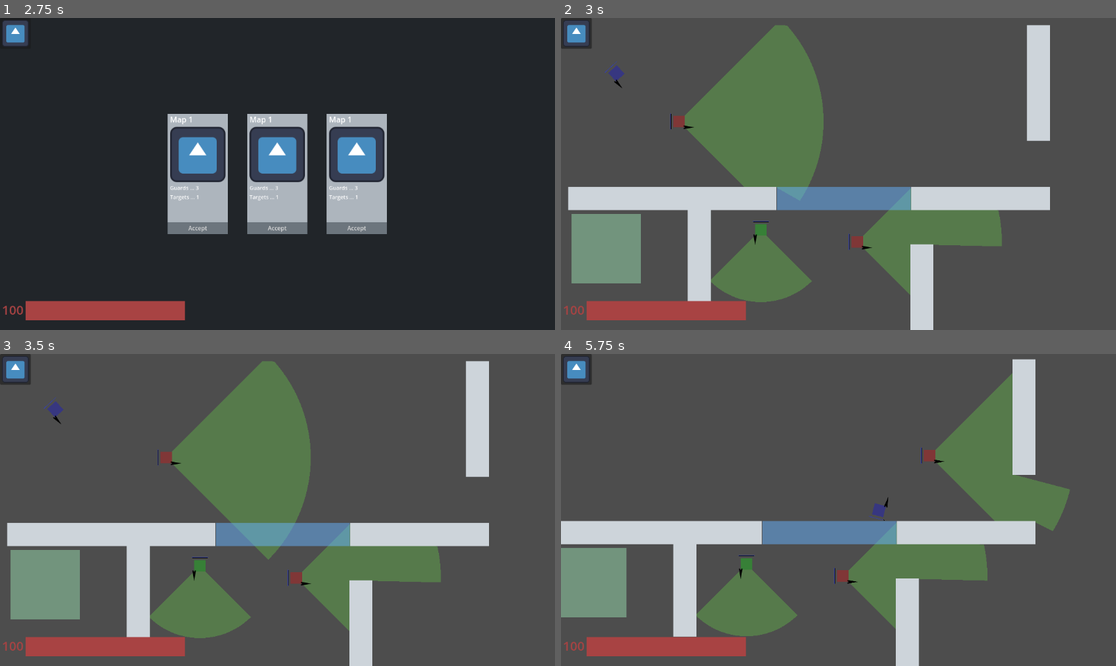
Above: before the commit, frames 1-4 (two rows, left to right).
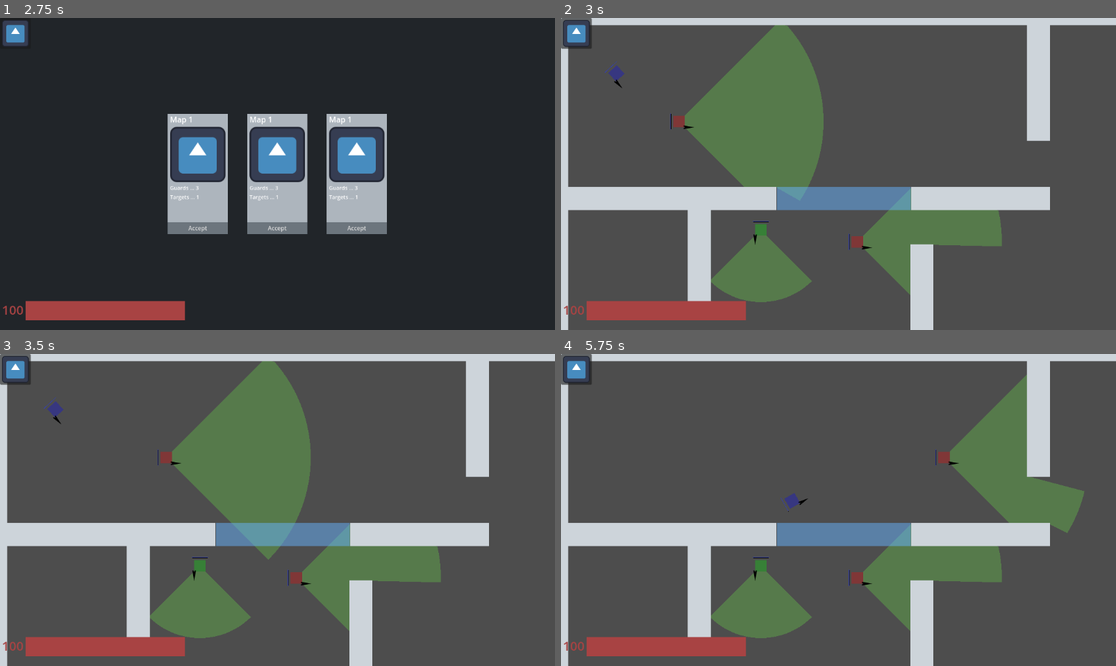
Above: after the commit, the same moments.

Repository: kAntonelli22/stealth
Game: Godot game, scene res://scenes/ui_scenes/title.tscn
Two runs of this game, one before a commit and one after it. Both use one fixed random seed, a clock stepped at 60 frames per second and the inputs below. The engine's default icon, where the game draws it, is replaced by a stand-in: a white triangle on a blue panel in a dark square.
Inputs (mouse positions are in pixels of both pictures, inside the frame that each line leads up to):
- Up to frame 1 (2.75 s): click "Settings" at 0.5 s; click "Guide" at 1.25 s; click "Start" at 2 s
- Up to frame 2 (3 s): click "Accept" at 2.75 s
- Up to frame 3 (3.5 s): no input
- Up to frame 4 (5.75 s): move the mouse to (960, 494) at 3.52 s; hold D (move_right) 3.53-4.28 s; hold Right mouse button (dash) 3.53-4.28 s; move the mouse to (727, 525) at 4.27 s; hold S (move_down) 4.28-5.03 s; click (727, 525) at 4.35 s; right-click (727, 525) at 4.55 s; move the mouse to (894, 441) at 5.02 s; hold D (move_right) from 5.03 s (still down); hold Right mouse button (dash) from 5.03 s (still down)

Frame 1 is identical in both runs. In frame 2, 6.4% of the frame differs, in the area x 0-100%, y 0-100%; in frame 3, 6.4%; in frame 4, 17%.

Commit message:
added walls to map bounds

Diff:
--- a/resources/player_stats.tres
+++ b/resources/player_stats.tres
@@ -9,6 +9,6 @@
 speed = 300.0
 stamina = 100.0
 stamina_regen = 1.0
-dash_speed = 900
+dash_speed = 0
 dash_cost = 5
 money = 0
--- /dev/null
+++ b/scenes/card.tscn
@@ -0,0 +1,113 @@
+[gd_scene load_steps=14 format=3 uid="uid://dtmap78c4lh57"]
+
+[ext_resource type="Texture2D" uid="uid://box0x85q4wasm" path="res://icon.svg" id="1_qxuns"]
+[ext_resource type="Script" path="res://scripts/ui_scripts/card.gd" id="1_srjvh"]
+
+[sub_resource type="StyleBoxFlat" id="StyleBoxFlat_86bnb"]
+bg_color = Color(0.423529, 0.458824, 0.490196, 1)
+
+[sub_resource type="StyleBoxFlat" id="StyleBoxFlat_4cxp1"]
+bg_color = Color(0.423529, 0.458824, 0.490196, 1)
+
+[sub_resource type="StyleBoxFlat" id="StyleBoxFlat_87c0e"]
+bg_color = Color(0.423529, 0.458824, 0.490196, 1)
+
+[sub_resource type="StyleBoxFlat" id="StyleBoxFlat_snd5i"]
+bg_color = Color(0.423529, 0.458824, 0.490196, 1)
+
+[sub_resource type="StyleBoxFlat" id="StyleBoxFlat_ggghu"]
+bg_color = Color(0.423529, 0.458824, 0.490196, 1)
+
+[sub_resource type="StyleBoxFlat" id="StyleBoxFlat_upakl"]
+bg_color = Color(0.423529, 0.458824, 0.490196, 1)
+
+[sub_resource type="StyleBoxFlat" id="StyleBoxFlat_iokre"]
+bg_color = Color(0.423529, 0.458824, 0.490196, 1)
+
+[sub_resource type="StyleBoxFlat" id="StyleBoxFlat_vmnge"]
+bg_color = Color(0.423529, 0.458824, 0.490196, 1)
+
+[sub_resource type="StyleBoxFlat" id="StyleBoxFlat_n3t7s"]
+bg_color = Color(0.423529, 0.458824, 0.490196, 1)
+
+[sub_resource type="StyleBoxFlat" id="StyleBoxFlat_lht7p"]
+bg_color = Color(0.423529, 0.458824, 0.490196, 1)
+
+[sub_resource type="StyleBoxFlat" id="StyleBoxFlat_6xcxr"]
+bg_color = Color(0.423529, 0.458824, 0.490196, 1)
+
+[node name="Card" type="Control"]
+custom_minimum_size = Vector2(125, 250)
+layout_mode = 3
+anchors_preset = 8
+anchor_left = 0.5
+anchor_top = 0.5
+anchor_right = 0.5
+anchor_bottom = 0.5
+grow_horizontal = 2
+grow_vertical = 2
+size_flags_horizontal = 0
+size_flags_vertical = 4
+script = ExtResource("1_srjvh")
+
+[node name="Background" type="ColorRect" parent="."]
+layout_mode = 1
+anchors_preset = 15
+anchor_right = 1.0
+anchor_bottom = 1.0
+grow_horizontal = 2
+grow_vertical = 2
+color = Color(0.678431, 0.709804, 0.741176, 1)
+
+[node name="CardContainer" type="VBoxContainer" parent="Background"]
+layout_mode = 1
+anchors_preset = 15
+anchor_right = 1.0
+anchor_bottom = 1.0
+grow_horizontal = 2
+grow_vertical = 2
+
+[node name="MarginContainer" type="MarginContainer" parent="Background/CardContainer"]
+layout_mode = 2
+size_flags_vertical = 3
+theme_override_constants/margin_left = 5
+theme_override_constants/margin_right = 5
+
+[node name="TextContainer" type="VBoxContainer" parent="Background/CardContainer/MarginContainer"]
+layout_mode = 2
+size_flags_vertical = 3
+
+[node name="CardTitle" type="Label" parent="Background/CardContainer/MarginContainer/TextContainer"]
+layout_mode = 2
+text = "Card"
+
+[node name="CardImage" type="TextureRect" parent="Background/CardContainer/MarginContainer/TextContainer"]
+layout_mode = 2
+texture = ExtResource("1_qxuns")
+expand_mode = 5
+
+[node name="CardDescription" type="Label" parent="Background/CardContainer/MarginContainer/TextContainer"]
+custom_minimum_size = Vector2(0, 70)
+layout_mode = 2
+theme_override_font_sizes/font_size = 11
+text = "description"
+autowrap_mode = 3
+text_overrun_behavior = 3
+
+[node name="CardButton" type="Button" parent="Background/CardContainer"]
+custom_minimum_size = Vector2(0, 25)
+layout_mode = 2
+size_flags_vertical = 8
+theme_override_font_sizes/font_size = 12
+theme_override_styles/focus = SubResource("StyleBoxFlat_86bnb")
+theme_override_styles/disabled_mirrored = SubResource("StyleBoxFlat_4cxp1")
+theme_override_styles/disabled = SubResource("StyleBoxFlat_87c0e")
+theme_override_styles/hover_pressed_mirrored = SubResource("StyleBoxFlat_snd5i")
+theme_override_styles/hover_pressed = SubResource("StyleBoxFlat_ggghu")
+theme_override_styles/hover_mirrored = SubResource("StyleBoxFlat_upakl")
+theme_override_styles/hover = SubResource("StyleBoxFlat_iokre")
+theme_override_styles/pressed_mirrored = SubResource("StyleBoxFlat_vmnge")
+theme_override_styles/pressed = SubResource("StyleBoxFlat_n3t7s")
+theme_override_styles/normal_mirrored = SubResource("StyleBoxFlat_lht7p")
+theme_override_styles/normal = SubResource("StyleBoxFlat_6xcxr")
+text = "Accept"
--- /dev/null
+++ b/scenes/card_carousel.tscn
@@ -0,0 +1,36 @@
+[gd_scene load_steps=2 format=3 uid="uid://bcjoju7apke1p"]
+
+[ext_resource type="Script" path="res://scripts/ui_scripts/card_carousel.gd" id="1_trr10"]
+
+[node name="CardCarousel" type="Control"]
+layout_mode = 3
+anchors_preset = 15
+anchor_right = 1.0
+anchor_bottom = 1.0
+grow_horizontal = 2
+grow_vertical = 2
+script = ExtResource("1_trr10")
+
+[node name="ColorRect" type="ColorRect" parent="."]
+layout_mode = 0
+offset_right = 1152.0
+offset_bottom = 648.0
+color = Color(0.129412, 0.145098, 0.160784, 1)
+
+[node name="MarginContainer" type="MarginContainer" parent="ColorRect"]
+layout_mode = 1
+anchors_preset = 15
+anchor_right = 1.0
+anchor_bottom = 1.0
+grow_horizontal = 2
+grow_vertical = 2
+theme_override_constants/margin_left = 100
+theme_override_constants/margin_top = 50
+theme_override_constants/margin_right = 100
+theme_override_constants/margin_bottom = 50
+
+[node name="HBoxContainer" type="HBoxContainer" parent="ColorRect/MarginContainer"]
+layout_mode = 2
+size_flags_horizontal = 4
+size_flags_vertical = 4
+theme_override_constants/separation = 40
--- /dev/null
+++ b/scenes/enemy.tscn
@@ -0,0 +1,49 @@
+[gd_scene load_steps=7 format=3 uid="uid://b53pyt07mekrd"]
+
+[ext_resource type="Script" path="res://scripts/enemy_scripts/guard.gd" id="1_5mlqk"]
+[ext_resource type="PackedScene" uid="uid://kf8tqdlm8c5t" path="res://addons/vision_cone_2d/vision_cone_2d_template.tscn" id="2_2i4p2"]
+[ext_resource type="Texture2D" uid="uid://p5ratbcbwoaj" path="res://assets/square.png" id="2_uqgh0"]
+
+[sub_resource type="RectangleShape2D" id="RectangleShape2D_76hp6"]
+size = Vector2(32, 32)
+
+[sub_resource type="StyleBoxLine" id="StyleBoxLine_wq8ed"]
+
+[sub_resource type="StyleBoxLine" id="StyleBoxLine_wls33"]
+color = Color(0.517647, 0.254902, 0.0470588, 1)
+
+[node name="Guard" type="CharacterBody2D"]
+collision_mask = 7
+motion_mode = 1
+script = ExtResource("1_5mlqk")
+
+[node name="Sprite" type="Sprite2D" parent="."]
+self_modulate = Color(0.709804, 0.305882, 0.305882, 1)
+texture_filter = 1
+scale = Vector2(2, 2)
+texture = ExtResource("2_uqgh0")
+
+[node name="Collider" type="CollisionShape2D" parent="."]
+shape = SubResource("RectangleShape2D_76hp6")
+
+[node name="VisionCone" parent="." instance=ExtResource("2_2i4p2")]
+rotation = 3.14159
+angle_deg = 90
+max_distance = 300.0
+collision_layer_mask = 3
+
+[node name="DetectionBar" type="ProgressBar" parent="."]
+offset_left = -15.0
+offset_top = 16.0
+offset_right = 15.0
+offset_bottom = 17.0
+theme_override_styles/background = SubResource("StyleBoxLine_wq8ed")
+theme_override_styles/fill = SubResource("StyleBoxLine_wls33")
+show_percentage = false
+
+[node name="DetectionShadow" type="CollisionShape2D" parent="."]
+
+[connection signal="body_entered" from="VisionCone/VisionConeArea" to="." method="_on_vision_cone_entered"]
+[connection signal="body_exited" from="VisionCone/VisionConeArea" to="." method="_on_vision_cone_exited"]
+
+[editable path="VisionCone"]
--- /dev/null
+++ b/scenes/guard.tscn
@@ -0,0 +1,49 @@
+[gd_scene load_steps=7 format=3 uid="uid://biyrnaqiixxkv"]
+
+[ext_resource type="Script" path="res://scripts/enemy_scripts/guard.gd" id="1_550q8"]
+[ext_resource type="Texture2D" uid="uid://p5ratbcbwoaj" path="res://assets/square.png" id="2_phxoh"]
+[ext_resource type="PackedScene" uid="uid://kf8tqdlm8c5t" path="res://addons/vision_cone_2d/vision_cone_2d_template.tscn" id="3_g403j"]
+
+[sub_resource type="RectangleShape2D" id="RectangleShape2D_76hp6"]
+size = Vector2(32, 32)
+
+[sub_resource type="StyleBoxLine" id="StyleBoxLine_wq8ed"]
+
+[sub_resource type="StyleBoxLine" id="StyleBoxLine_wls33"]
+color = Color(0.517647, 0.254902, 0.0470588, 1)
+
+[node name="Guard" type="CharacterBody2D"]
+collision_mask = 7
+motion_mode = 1
+script = ExtResource("1_550q8")
+
+[node name="Sprite" type="Sprite2D" parent="."]
+self_modulate = Color(0.709804, 0.305882, 0.305882, 1)
+texture_filter = 1
+scale = Vector2(2, 2)
+texture = ExtResource("2_phxoh")
+
+[node name="Collider" type="CollisionShape2D" parent="."]
+shape = SubResource("RectangleShape2D_76hp6")
+
+[node name="VisionCone" parent="." instance=ExtResource("3_g403j")]
+rotation = 3.14159
+angle_deg = 90
+max_distance = 300.0
+collision_layer_mask = 3
+
+[node name="DetectionBar" type="ProgressBar" parent="."]
+offset_left = -15.0
+offset_top = 16.0
+offset_right = 15.0
+offset_bottom = 17.0
+theme_override_styles/background = SubResource("StyleBoxLine_wq8ed")
+theme_override_styles/fill = SubResource("StyleBoxLine_wls33")
+show_percentage = false
+
+[node name="DetectionShadow" type="CollisionShape2D" parent="."]
+
+[connection signal="body_entered" from="VisionCone/VisionConeArea" to="." method="_on_vision_cone_entered"]
+[connection signal="body_exited" from="VisionCone/VisionConeArea" to="." method="_on_vision_cone_exited"]
+
+[editable path="VisionCone"]
--- /dev/null
+++ b/scenes/settings.tscn
@@ -0,0 +1,45 @@
+[gd_scene format=3 uid="uid://b831k2rau188o"]
+
+[node name="Settings" type="Control"]
+layout_mode = 3
+anchors_preset = 15
+anchor_right = 1.0
+anchor_bottom = 1.0
+grow_horizontal = 2
+grow_vertical = 2
+
+[node name="ColorRect" type="ColorRect" parent="."]
+layout_mode = 1
+anchors_preset = 15
+anchor_right = 1.0
+anchor_bottom = 1.0
+grow_horizontal = 2
+grow_vertical = 2
+color = Color(0.129412, 0.145098, 0.160784, 1)
+
+[node name="MarginContainer" type="MarginContainer" parent="ColorRect"]
+layout_mode = 1
+anchors_preset = 15
+anchor_right = 1.0
+anchor_bottom = 1.0
+grow_horizontal = 2
+grow_vertical = 2
+theme_override_constants/margin_left = 10
+theme_override_constants/margin_top = 20
+theme_override_constants/margin_right = 10
+theme_override_constants/margin_bottom = 20
+
+[node name="HBoxContainer" type="HBoxContainer" parent="ColorRect/MarginContainer"]
+layout_mode = 2
+
+[node name="LeftContainer" type="VBoxContainer" parent="ColorRect/MarginContainer/HBoxContainer"]
+layout_mode = 2
+size_flags_horizontal = 3
+
+[node name="LightMode" type="CheckButton" parent="ColorRect/MarginContainer/HBoxContainer/LeftContainer"]
+layout_mode = 2
+text = "light mode"
+
+[node name="RightContainer" type="VBoxContainer" parent="ColorRect/MarginContainer/HBoxContainer"]
+layout_mode = 2
+size_flags_horizontal = 3
--- /dev/null
+++ b/scenes/target.tscn
@@ -0,0 +1,44 @@
+[gd_scene load_steps=7 format=3 uid="uid://rwhtvyk7l1mj"]
+
+[ext_resource type="Script" path="res://scripts/enemy_scripts/target.gd" id="1_e8p6b"]
+[ext_resource type="Texture2D" uid="uid://p5ratbcbwoaj" path="res://assets/square.png" id="2_ivsnh"]
+[ext_resource type="PackedScene" uid="uid://kf8tqdlm8c5t" path="res://addons/vision_cone_2d/vision_cone_2d_template.tscn" id="3_w402g"]
+
+[sub_resource type="RectangleShape2D" id="RectangleShape2D_nrene"]
+size = Vector2(16, 16)
+
+[sub_resource type="StyleBoxLine" id="StyleBoxLine_tkd0r"]
+
+[sub_resource type="StyleBoxLine" id="StyleBoxLine_460vc"]
+color = Color(0.517647, 0.254902, 0.0470588, 1)
+
+[node name="Target" type="CharacterBody2D"]
+texture_filter = 1
+script = ExtResource("1_e8p6b")
+
+[node name="Sprite" type="Sprite2D" parent="."]
+self_modulate = Color(0.21, 1, 0.618167, 1)
+scale = Vector2(2, 2)
+texture = ExtResource("2_ivsnh")
+
+[node name="Collider" type="CollisionShape2D" parent="."]
+shape = SubResource("RectangleShape2D_nrene")
+
+[node name="VisionCone" parent="." instance=ExtResource("3_w402g")]
+rotation = 3.14159
+angle_deg = 45
+max_distance = 200.0
+collision_layer_mask = 3
+
+[node name="DetectionBar" type="ProgressBar" parent="."]
+offset_left = -15.0
+offset_top = 16.0
+offset_right = 15.0
+offset_bottom = 17.0
+theme_override_styles/background = SubResource("StyleBoxLine_tkd0r")
+theme_override_styles/fill = SubResource("StyleBoxLine_460vc")
+show_percentage = false
+
+[node name="DetectionShadow" type="CollisionShape2D" parent="."]
+
+[editable path="VisionCone"]
--- a/scenes/test_map.tscn
+++ b/scenes/test_map.tscn
@@ -1,28 +1,16 @@
-[gd_scene load_steps=12 format=3 uid="uid://dy7iekkcyj4q5"]
+[gd_scene load_steps=8 format=3 uid="uid://dy7iekkcyj4q5"]
 
 [ext_resource type="Script" path="res://scripts/test_map.gd" id="1_kb20g"]
 [ext_resource type="PackedScene" uid="uid://c45cr4c720ty" path="res://scenes/ui_scenes/ui.tscn" id="3_08am1"]
 [ext_resource type="PackedScene" uid="uid://dm7r1ttsqy55p" path="res://scenes/wall.tscn" id="4_wq0hb"]
 [ext_resource type="PackedScene" uid="uid://dsjdenieys0u" path="res://scenes/glass.tscn" id="5_dyel1"]
-[ext_resource type="PackedScene" uid="uid://chk74u280841r" path="res://scenes/exit.tscn" id="7_fove2"]
-[ext_resource type="PackedScene" uid="uid://cux6n4jev1w72" path="res://scenes/camera.tscn" id="7_u43m7"]
+[ext_resource type="PackedScene" path="res://exit.tscn" id="7_fove2"]
+[ext_resource type="PackedScene" path="res://scenes/camera.tscn" id="7_u43m7"]
 
 [sub_resource type="NavigationPolygon" id="NavigationPolygon_11ov2"]
 vertices = PackedVector2Array(1010, 250, 1010, 10, 1142, 10, 1142, 638, 770, 638, 770, 446, 1010, 394, 10, 638, 10, 394, 238, 394, 238, 586, 702, 638, 306, 586, 702, 446, 306, 394, 1010, 326, 10, 326, 10, 10, 942, 250, 942, 10)
 polygons = Array[PackedInt32Array]([PackedInt32Array(0, 1, 2, 3), PackedInt32Array(3, 4, 5, 6), PackedInt32Array(7, 8,  …(256 unchanged characters)…
 outlines = Array[PackedVector2Array]([PackedVector2Array(1152, 0, 1152, 648, 760, 648, 760, 456, 712, 456, 712, 648, 0, 648, 0, 384, 248, 384, 248, 576, 296, 576, 296, 384, 1000, 384, 1000, 336, 0, 336, 0, 0, 952, 0, 952, 240, 1000, 240, 1000, 0)])
-
-[sub_resource type="RectangleShape2D" id="RectangleShape2D_vwj2h"]
-size = Vector2(1184, 16)
-
-[sub_resource type="RectangleShape2D" id="RectangleShape2D_vuvqv"]
-size = Vector2(1184, 16)
-
-[sub_resource type="RectangleShape2D" id="RectangleShape2D_80bf0"]
-size = Vector2(16, 648)
-
-[sub_resource type="RectangleShape2D" id="RectangleShape2D_hkksp"]
-size = Vector2(16, 648)
 
 [node name="TestMap" type="Node2D"]
 script = ExtResource("1_kb20g")
@@ -69,32 +57,20 @@
 
 [node name="Bounds" type="Node" parent="."]
 
-[node name="top" type="StaticBody2D" parent="Bounds"]
-position = Vector2(16, -16)
+[node name="Left" parent="Bounds" instance=ExtResource("4_wq0hb")]
+position = Vector2(-24, 336)
+scale = Vector2(1, 14)
 
-[node name="CollisionShape2D" type="CollisionShape2D" parent="Bounds/top"]
-position = Vector2(560, 8)
-shape = SubResource("RectangleShape2D_vwj2h")
+[node name="Right" parent="Bounds" instance=ExtResource("4_wq0hb")]
+position = Vector2(1185, 336)
+scale = Vector2(1, 14)
 
-[node name="bottom" type="StaticBody2D" parent="Bounds"]
-position = Vector2(16, 648)
+[node name="Top" parent="Bounds" instance=ExtResource("4_wq0hb")]
+position = Vector2(572, -24)
+scale = Vector2(26, 1)
 
-[node name="CollisionShape2D" type="CollisionShape2D" parent="Bounds/bottom"]
-position = Vector2(560, 8)
-shape = SubResource("RectangleShape2D_vuvqv")
-
-[node name="left" type="StaticBody2D" parent="Bounds"]
-position = Vector2(-8, 8)
-
-[node name="CollisionShape2D" type="CollisionShape2D" parent="Bounds/left"]
-position = Vector2(0, 316)
-shape = SubResource("RectangleShape2D_80bf0")
-
-[node name="right" type="StaticBody2D" parent="Bounds"]
-position = Vector2(1160, 8)
-
-[node name="CollisionShape2D" type="CollisionShape2D" parent="Bounds/right"]
-position = Vector2(0, 316)
-shape = SubResource("RectangleShape2D_hkksp")
+[node name="Bottom" parent="Bounds" instance=ExtResource("4_wq0hb")]
+position = Vector2(572, 708)
+scale = Vector2(26, 1)
 
 [node name="Camera" parent="." instance=ExtResource("7_u43m7")]
--- /dev/null
+++ b/scenes/title.tscn
@@ -0,0 +1,67 @@
+[gd_scene load_steps=2 format=3 uid="uid://cx53veofakypf"]
+
+[ext_resource type="Script" path="res://scripts/ui_scripts/title.gd" id="1_eumi7"]
+
+[node name="Title" type="Control"]
+layout_mode = 3
+anchors_preset = 15
+anchor_right = 1.0
+anchor_bottom = 1.0
+grow_horizontal = 2
+grow_vertical = 2
+script = ExtResource("1_eumi7")
+
+[node name="Background" type="ColorRect" parent="."]
+layout_mode = 0
+offset_right = 1152.0
+offset_bottom = 648.0
+color = Color(0.129412, 0.145098, 0.160784, 1)
+
+[node name="MarginContainer" type="MarginContainer" parent="Background"]
+layout_mode = 1
+anchors_preset = 15
+anchor_right = 1.0
+anchor_bottom = 1.0
+grow_horizontal = 2
+grow_vertical = 2
+theme_override_constants/margin_left = 100
+theme_override_constants/margin_top = 50
+theme_override_constants/margin_right = 100
+theme_override_constants/margin_bottom = 50
+
+[node name="VBoxContainer" type="VBoxContainer" parent="Background/MarginContainer"]
+layout_mode = 2
+size_flags_horizontal = 4
+theme_override_constants/separation = 10
+
+[node name="Label" type="Label" parent="Background/MarginContainer/VBoxContainer"]
+layout_mode = 2
+theme_override_font_sizes/font_size = 26
+text = "Stealth Game"
+horizontal_alignment = 1
+
+[node name="Continue" type="Button" parent="Background/MarginContainer/VBoxContainer"]
+layout_mode = 2
+text = "Continue"
+
+[node name="Start Game" type="Button" parent="Background/MarginContainer/VBoxContainer"]
+layout_mode = 2
+text = "Start"
+
+[node name="Settings" type="Button" parent="Background/MarginContainer/VBoxContainer"]
+layout_mode = 2
+text = "Settings"
+
+[node name="Guide" type="Button" parent="Background/MarginContainer/VBoxContainer"]
+layout_mode = 2
+text = "Guide"
+
+[node name="Quit" type="Button" parent="Background/MarginContainer/VBoxContainer"]
+layout_mode = 2
+text = "Quit"
+
+[connection signal="pressed" from="Background/MarginContainer/VBoxContainer/Continue" to="." method="_on_continue_pressed"]
+[connection signal="pressed" from="Background/MarginContainer/VBoxContainer/Start Game" to="." method="_on_start_game_pressed"]
+[connection signal="pressed" from="Background/MarginContainer/VBoxContainer/Settings" to="." method="_on_settings_pressed"]
+[connection signal="pressed" from="Background/MarginContainer/VBoxContainer/Guide" to="." method="_on_guide_pressed"]
+[connection signal="pressed" from="Background/MarginContainer/VBoxContainer/Quit" to="." method="_on_quit_pressed"]
--- /dev/null
+++ b/scenes/ui.tscn
@@ -0,0 +1,43 @@
+[gd_scene load_steps=4 format=3 uid="uid://d3yhvi7qnf5ls"]
+
+[ext_resource type="Script" path="res://scripts/ui_scripts/ui.gd" id="1_5arqu"]
+
+[sub_resource type="StyleBoxFlat" id="StyleBoxFlat_xf4rr"]
+bg_color = Color(0.135, 0.179083, 0.25, 1)
+
+[sub_resource type="StyleBoxFlat" id="StyleBoxFlat_6sik2"]
+bg_color = Color(0.66, 0.264, 0.264, 1)
+
+[node name="Control" type="Control"]
+layout_mode = 3
+anchors_preset = 0
+script = ExtResource("1_5arqu")
+
+[node name="ColorRect" type="ColorRect" parent="."]
+layout_mode = 1
+anchors_preset = 2
+anchor_top = 1.0
+anchor_bottom = 1.0
+offset_top = 600.0
+offset_right = 384.0
+offset_bottom = 648.0
+grow_vertical = 0
+color = Color(0.129412, 0.145098, 0.160784, 1)
+
+[node name="HBoxContainer" type="VBoxContainer" parent="ColorRect"]
+layout_mode = 1
+anchors_preset = 15
+anchor_right = 1.0
+anchor_bottom = 1.0
+grow_horizontal = 2
+grow_vertical = 2
+alignment = 1
+
+[node name="HealthBar" type="ProgressBar" parent="ColorRect/HBoxContainer"]
+custom_minimum_size = Vector2(0, 20)
+layout_mode = 2
+size_flags_vertical = 6
+theme_override_styles/background = SubResource("StyleBoxFlat_xf4rr")
+theme_override_styles/fill = SubResource("StyleBoxFlat_6sik2")
+value = 100.0
+show_percentage = false
Not shown: 1 places in scenes/melee.tscn that only renumber resources
Not shown: 1 places in scenes/player.tscn that only renumber resources
